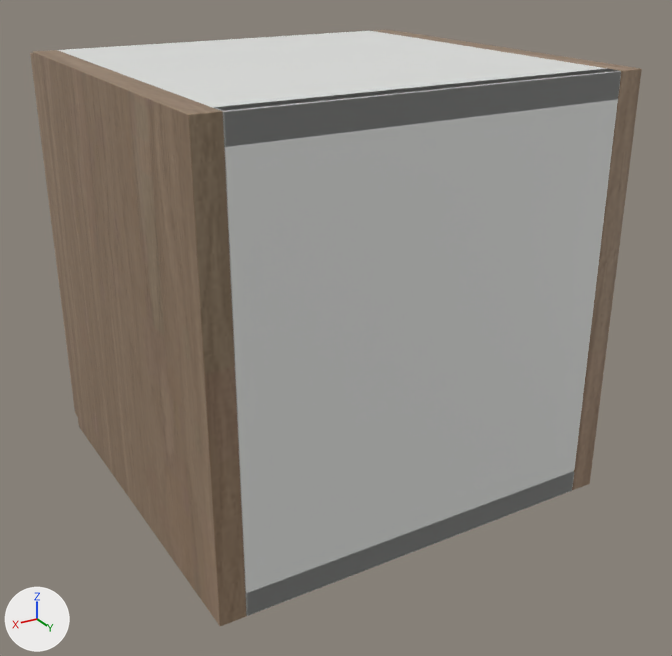
Two versions of the glTF model storefront/public/cabinet-inventory/models/oppein-pb-mnw-w1212.glb, one commit apart.
Rendered twice from a 50 mm camera at (0.474, 0.417, 0.386) aimed at (0.146, -0.129, 0.113). Lighting does not change. The marker at lower left points along +X, +Y and +Z. The first picture is the older version. Where no turn or scale is listed for an object, it has been applied to the vertices.

The scene before the commit, as lines of its bpy script (objects in view):
```python
me_cube = bpy.data.meshes.new('Cube')
me_cube.from_pydata(...)  # 56 vertices, 108 faces; spans x -0.009..0.009, y -0.142..0.142, z -0.152..0.152
me_cube.materials.append(mat_supplier_finish___natural_wood)  # picture img_oak
me_cube_001 = bpy.data.meshes.new('Cube.001')
me_cube_001.from_pydata(...)  # 56 vertices, 108 faces; spans x -0.009..0.009, y -0.142..0.142, z -0.152..0.152
me_cube_001.materials.append(mat_supplier_finish___natural_wood)  # picture img_oak
me_cube_004 = bpy.data.meshes.new('Cube.004')
me_cube_004.from_pydata(...)  # 56 vertices, 108 faces; spans x -0.134..0.134, y -0.142..0.142, z -0.009..0.009
me_cube_004.materials.append(mat_cabinet_interior___visual_interpretation)  # white #e5e6e3
ob_cabinet_side = bpy.data.objects.new('Cabinet side', me_cube)
ob_cabinet_side.location = (0.009, -0.1424, 0.1524)
ob_cabinet_side_001 = bpy.data.objects.new('Cabinet side.001', me_cube_001)
ob_cabinet_side_001.location = (0.2958, -0.1424, 0.1524)
ob_cabinet_top = bpy.data.objects.new('Cabinet top', me_cube_004)
ob_cabinet_top.location = (0.1524, -0.1424, 0.2958)
# also in view: 'Cabinet back' at (0.152, -0.006, 0.152); 'Cabinet bottom' at (0.152, -0.142, 0.009)
```
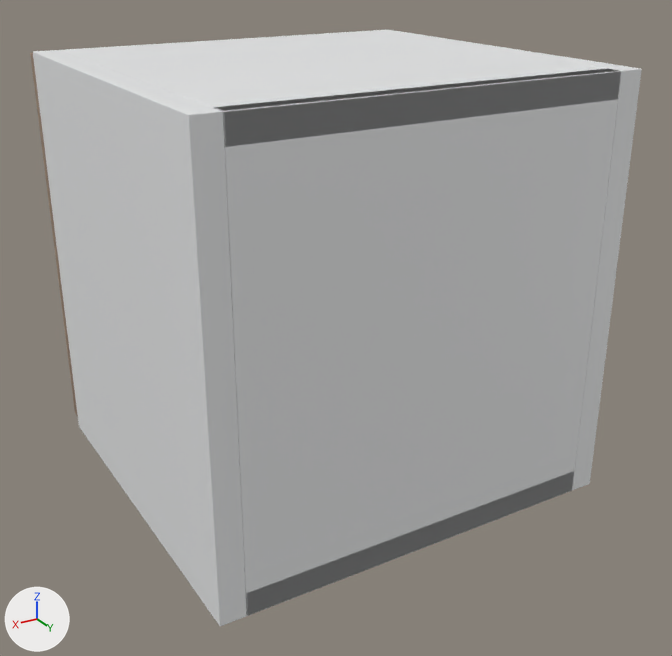
Location of each change, (x1, y1, x2, y2) in pixels of the pictures (672 x 656 px):
'Cabinet side.001', recoloured (brown to white): (33, 50, 247, 626) in both
'Cabinet side', recoloured: (373, 30, 642, 490) in both

Edits to the bpy script that builds the scene:
```text
Add mat_white_cabinet_carcass:
    mat_white_cabinet_carcass = principled_material('White cabinet carcass')
    mat_white_cabinet_carcass.base_color = (0.82, 0.83, 0.835)  # white #eaebec
    mat_white_cabinet_carcass.roughness = 0.48
Change me_cube:
    where me_cube.from_pydata(...)  # 56 vertices, 108 faces; spans x -0.009..0.009, y -0.142..0.142, z -0.152..0.152
    remove me_cube.materials.append(mat_supplier_finish___natural_wood)  # picture img_oak
    add me_cube.materials.append(mat_white_cabinet_carcass)  # white #eaebec
Change me_cube_001:
    where me_cube_001.from_pydata(...)  # 56 vertices, 108 faces; spans x -0.009..0.009, y -0.142..0.142, z -0.152..0.152
    remove me_cube_001.materials.append(mat_supplier_finish___natural_wood)  # picture img_oak
    add me_cube_001.materials.append(mat_white_cabinet_carcass)  # white #eaebec
```
